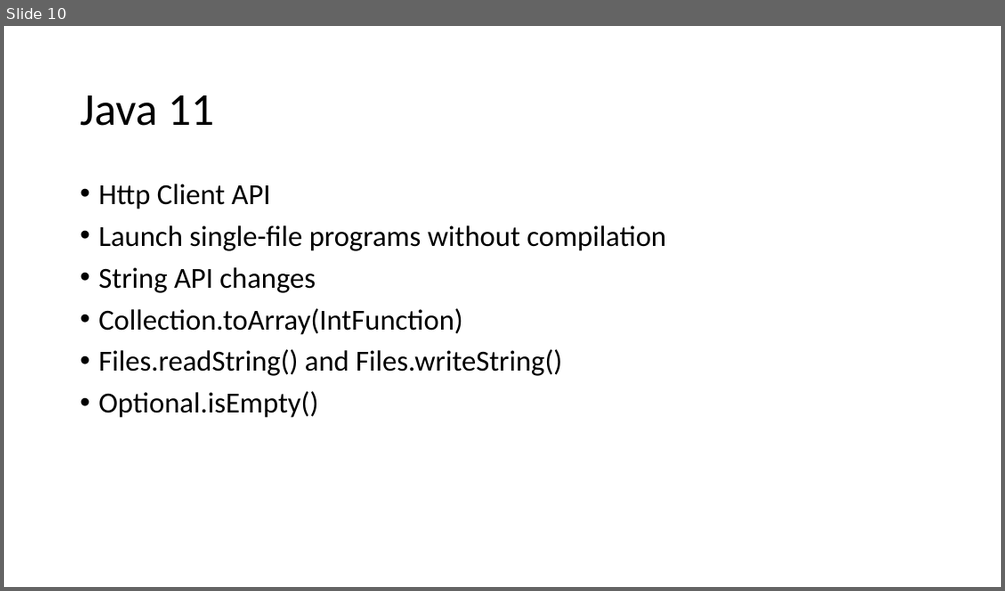
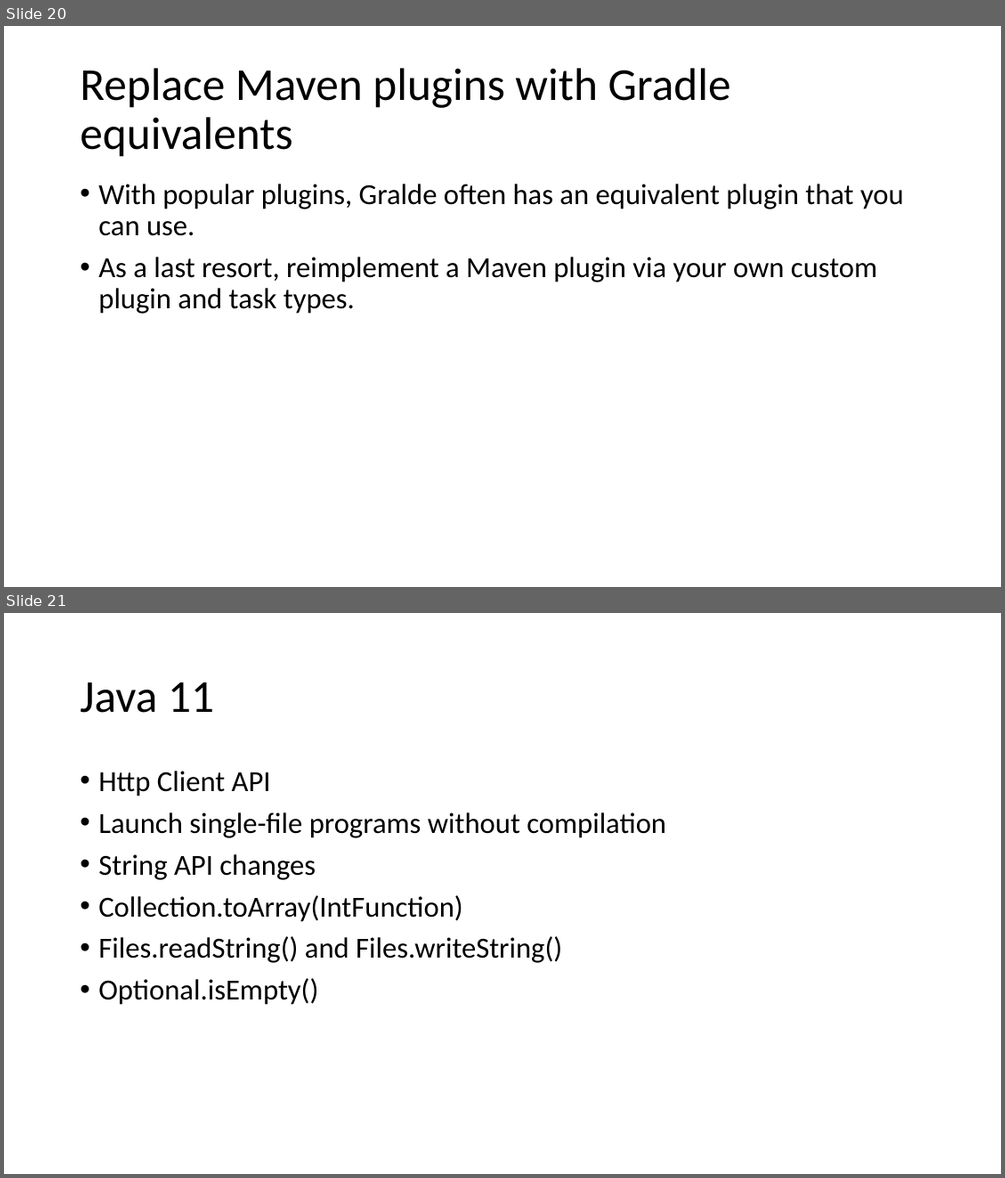
Before and after one commit to dangnh16/timebird-objective, a slide deck: Gradle and java 11.pptx. Shown one above the other, each under a label of ours: slide 10 before the commit, slides 20 and 21 after it. The pictures are 1005x591 and 1005x1178 pixels, drawn with LibreOffice and Linux fonts; fonts in the diff are those of the drawing. Boxes give left, top, right and bottom in pixels: in the first picture for what was removed or moved away, otherwise in the second. Text is boxed around its words. In the diff, an @@ line names an element or a change of style, - is before the commit and + after.

```diff
--- a/Gradle and java 11.pptx
+++ b/Gradle and java 11.pptx
@@ slide 20 added at box(4, 26, 1001, 587), background #FFFFFF @@
@@ title added at box(80, 68, 731, 157), 44 pt, text #000000 @@
+Replace Maven plugins with Gradle equivalents
@@ text added at box(98, 184, 904, 313), 28 pt, text #000000 @@
+• With popular plugins, Gralde often has an equivalent plugin that you can use.
+• As a last resort, reimplement a Maven plugin via your own custom plugin and task types.
@@ what was slide 10 is now slide 21 @@
```
Also in this commit, not shown: 2 slides changed, 12 other slides added.
